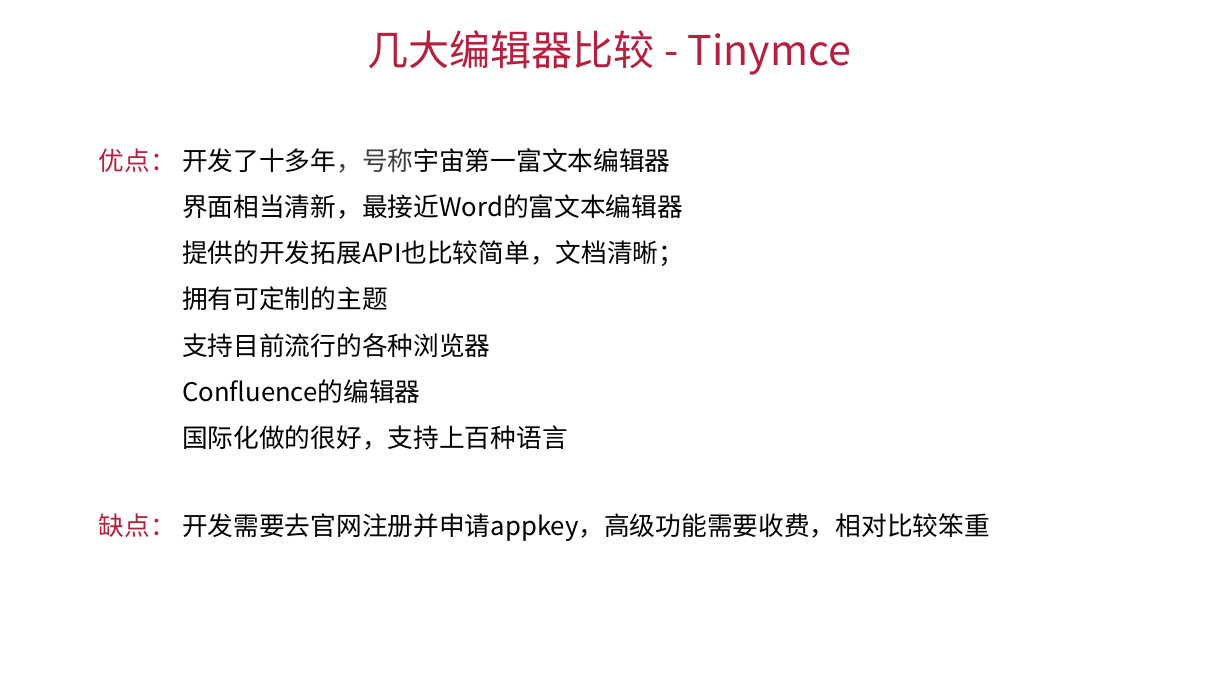
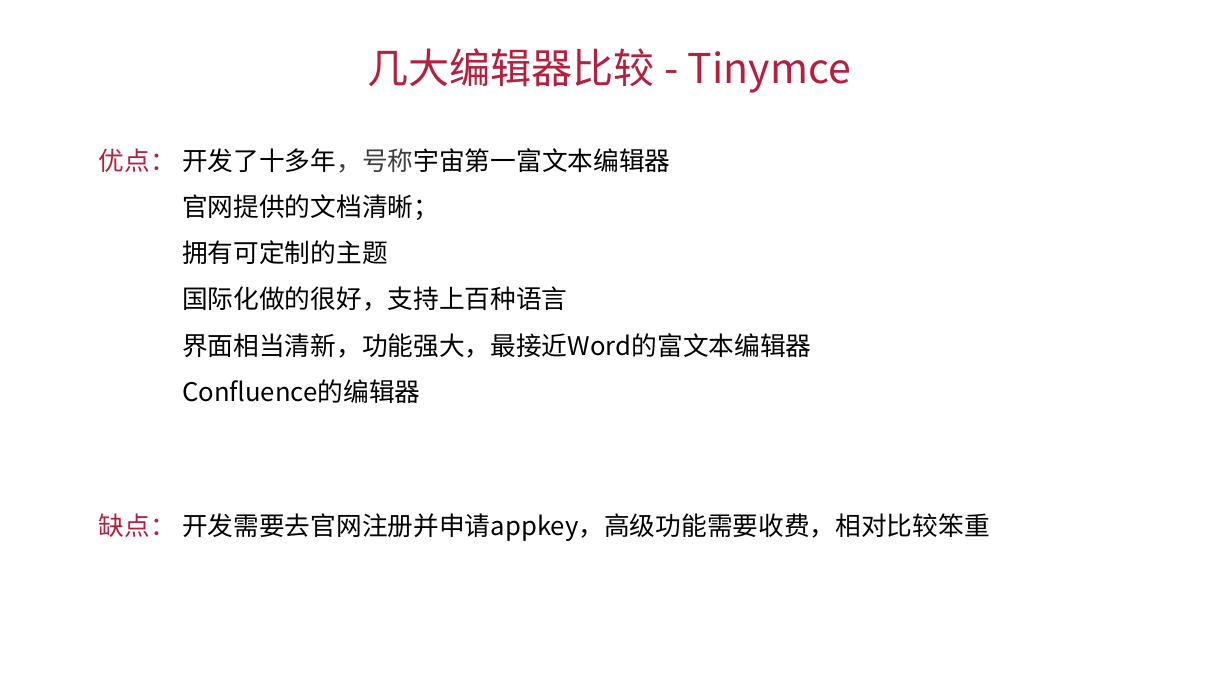
Before and after one commit to LINZJAI/editor-demo, a slide deck: slide 13 of 富文本编辑器初探(1)/富文本编辑器初探(1).pptx. Drawn at 1232x693 pixels with LibreOffice and Linux fonts; fonts in the diff are those of the drawing. Boxes give left, top, right and bottom in pixels: in the first picture for what was removed or moved away, otherwise in the second. Text is boxed around its words. In the diff, an @@ line names an element or a change of style, - is before the commit and + after.

Commit message:
111

```diff
--- a/富文本编辑器初探(1)/富文本编辑器初探(1).pptx
+++ b/富文本编辑器初探(1)/富文本编辑器初探(1).pptx
@@ text "几大编辑器比较 - Tinymce": place and size @@
-text "几大编辑器比较 - Tinymce" at bbox=[367, 30, 851, 75]
+text "几大编辑器比较 - Tinymce" at bbox=[367, 48, 851, 93]
@@ text at bbox=[182, 194, 439, 220]: text changed @@
-界面相当清新，最接近Word的富文本编辑器
-提供的开发拓展API也比较简单，文档清晰；
+官网提供的文档清晰；
@@ text at bbox=[182, 286, 812, 358]: text changed @@
-支持目前流行的各种浏览器
+国际化做的很好，支持上百种语言
+界面相当清新，功能强大，最接近Word的富文本编辑器
@@ text at bbox=[182, 425, 568, 450]: paragraph removed @@
-国际化做的很好，支持上百种语言
```
Also in this commit, not shown: 6 other slides changed.
